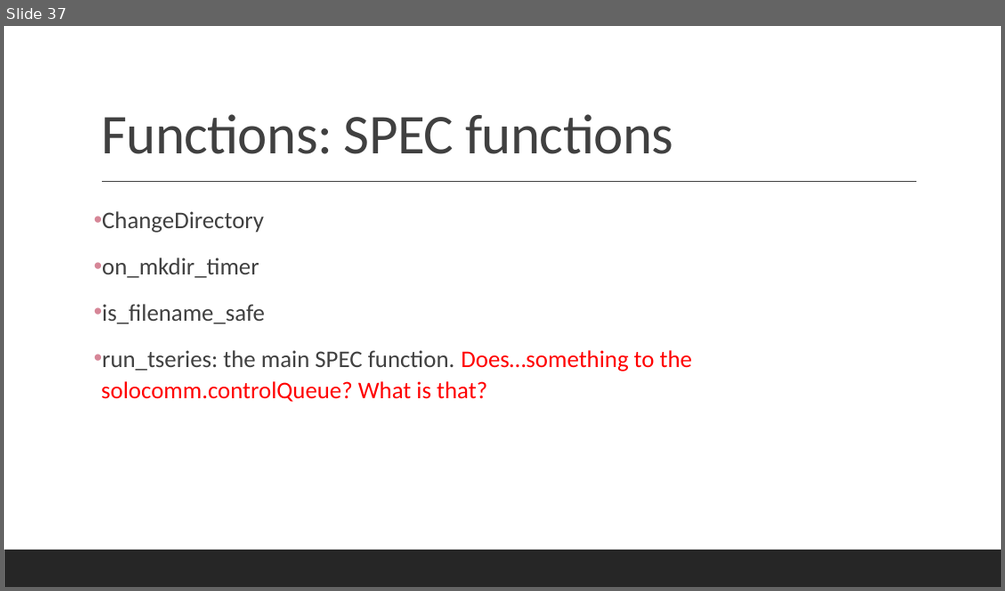
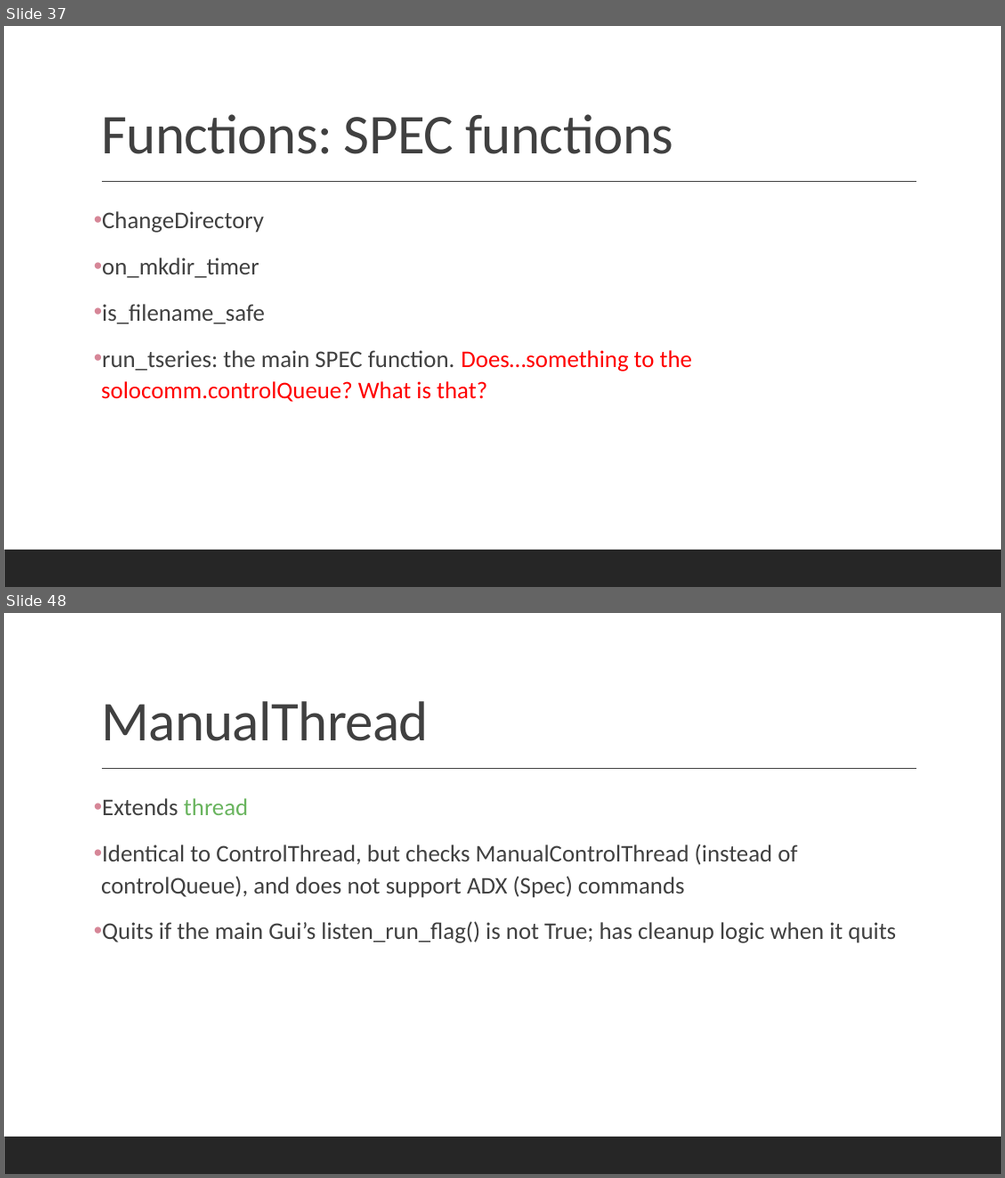
Before and after one commit to mathmauney/SAXSControl, a slide deck: Documentation.pptx. Shown one above the other, each under a label of ours: slide 37 before the commit, slides 37 and 48 after it; the slides between them are not shown. The pictures are 1005x591 and 1005x1178 pixels, drawn with LibreOffice and Linux fonts; fonts in the diff are those of the drawing. Boxes give left, top, right and bottom in pixels: in the first picture for what was removed or moved away, otherwise in the second. Text is boxed around its words. In the diff, an @@ line names an element or a change of style, - is before the commit and + after.

```diff
--- a/Documentation.pptx
+++ b/Documentation.pptx
@@ slide 48 added at (4,613,1001,1174), background #FFFFFF; not listed: 2 template elements that a slide beside it also shows @@
@@ title added at (101,701,429,741), 54 pt, text #404040 @@
+ManualThread
@@ text added at (101,798,896,943), 23 pt, text #404040 @@
+• Extends thread
+• Identical to ControlThread, but checks ManualControlThread (instead of controlQueue), and does not support ADX (Spec) commands
+• Quits if the main Gui’s listen_run_flag() is not True; has cleanup logic when it quits
```
Also in this commit, not shown: 1 slide changed, 15 other slides added, 1 slide removed, 2 other files.
